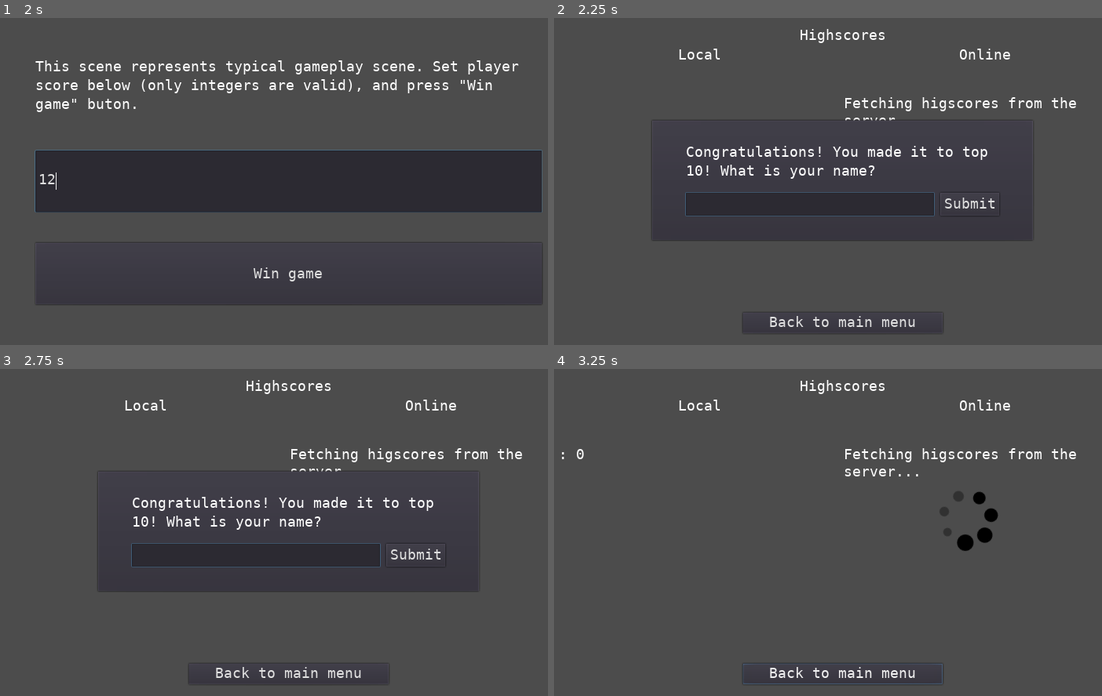
Above: before the commit, frames 1-4 (two rows, left to right).
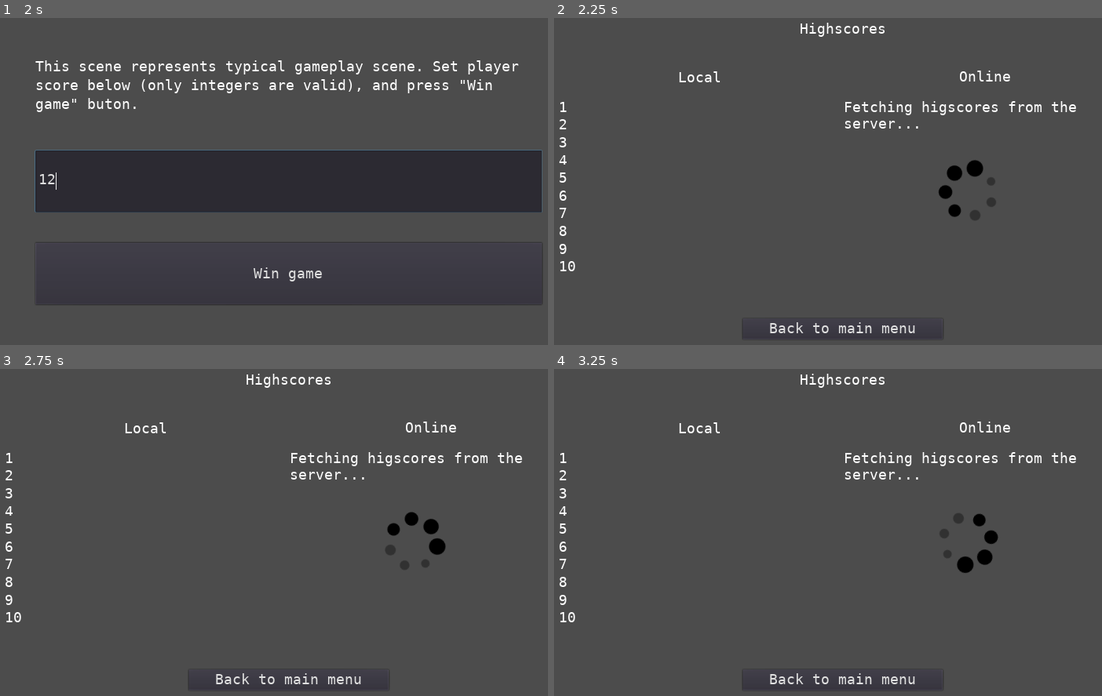
Above: after the commit, the same moments.

Repository: M4R774/highscores-client-godot-example
Game: Godot game, scene res://Scenes/main_menu.tscn
The game is run twice, just before and just after one commit, with the same random seed, the same clock (stepped at 60 frames per second) and the same inputs.
Inputs (mouse positions are in pixels of both pictures, inside the frame that each line leads up to):
- Up to frame 1 (2 s): click "Start" at 0.5 s; click (290, 181) at 1.27 s; type "12" at 1.35 s
- Up to frame 2 (2.25 s): click "Win game" at 2 s
- Up to frame 3 (2.75 s): no input
- Up to frame 4 (3.25 s): click (970, 555) at 2.75 s, where only the run before the commit has a clickable "Submit"

Frame 1 is identical in both runs. In frame 2, 7.6% of the frame differs, in the area x 1-96%, y 1-98%; in frame 3, 7.6%; in frame 4, 3.4%.
Error before the commit: Invalid get index 'domain' (on base: 'Nil'). (res://Scripts/HIGHSCORE_SINGLETON.gd:29)
Error after the commit: Invalid get index 'DOMAIN' (on base: 'Nil'). (res://Scripts/highscore_manager.gd:15)

Commit message:
Improve formatting on local highscores

Diff:
--- a/Scenes/highscores.tscn
+++ b/Scenes/highscores.tscn
@@ -23,15 +23,16 @@
 margin_right = 1026.0
 margin_bottom = 600.0
 custom_constants/margin_right = 50
-custom_constants/margin_top = 50
+custom_constants/margin_top = 40
 custom_constants/margin_left = 50
-custom_constants/margin_bottom = 50
+custom_constants/margin_bottom = 40
 
 [node name="VBoxContainer" type="VBoxContainer" parent="Scoreboard"]
 margin_left = 50.0
-margin_top = 50.0
+margin_top = 40.0
 margin_right = 976.0
-margin_bottom = 551.0
+margin_bottom = 560.0
+custom_constants/separation = 50
 
 [node name="Label" type="Label" parent="Scoreboard/VBoxContainer"]
 margin_right = 926.0
@@ -41,59 +42,53 @@
 align = 1
 
 [node name="HBoxContainer" type="HBoxContainer" parent="Scoreboard/VBoxContainer"]
-margin_top = 33.0
-margin_right = 926.0
-margin_bottom = 462.0
+margin_top = 79.0
+margin_right = 926.0
+margin_bottom = 428.0
 
 [node name="Offline" type="VBoxContainer" parent="Scoreboard/VBoxContainer/HBoxContainer"]
 margin_right = 461.0
-margin_bottom = 429.0
-size_flags_horizontal = 3
-size_flags_vertical = 3
-custom_constants/separation = 50
+margin_bottom = 349.0
+size_flags_horizontal = 3
+size_flags_vertical = 3
+custom_constants/separation = 20
 
 [node name="Title" type="Label" parent="Scoreboard/VBoxContainer/HBoxContainer/Offline"]
 margin_right = 461.0
 margin_bottom = 29.0
+size_flags_horizontal = 3
+size_flags_vertical = 1
 theme = ExtResource( 4 )
 text = "Local"
 align = 1
-valign = 1
+valign = 2
 
 [node name="Scores" type="RichTextLabel" parent="Scoreboard/VBoxContainer/HBoxContainer/Offline"]
-margin_top = 79.0
-margin_right = 461.0
-margin_bottom = 379.0
-size_flags_horizontal = 3
-size_flags_vertical = 3
-theme = ExtResource( 4 )
-text = "Rivi 1               1338
-Aleksi Martikainen22 1337
-Rivi 3
-RIvi 4
-Rivi 5
-Rivi 6
-Rivi 7
-Rivi 8
-Rivi 9
-Rivi 10"
+margin_top = 49.0
+margin_right = 461.0
+margin_bottom = 349.0
+size_flags_horizontal = 3
+theme = ExtResource( 4 )
+text = "1
+2
+3
+4
+5
+6
+7
+8
+9
+10"
 fit_content_height = true
 scroll_active = false
 
-[node name="MarginContainer" type="MarginContainer" parent="Scoreboard/VBoxContainer/HBoxContainer/Offline"]
-margin_top = 429.0
-margin_right = 461.0
-margin_bottom = 429.0
-size_flags_horizontal = 3
-size_flags_vertical = 3
-
 [node name="Online" type="VBoxContainer" parent="Scoreboard/VBoxContainer/HBoxContainer"]
 margin_left = 465.0
 margin_right = 926.0
-margin_bottom = 429.0
-size_flags_horizontal = 3
-size_flags_vertical = 3
-custom_constants/separation = 50
+margin_bottom = 349.0
+size_flags_horizontal = 3
+size_flags_vertical = 3
+custom_constants/separation = 20
 
 [node name="Title" type="Label" parent="Scoreboard/VBoxContainer/HBoxContainer/Online"]
 margin_right = 461.0
@@ -104,9 +99,9 @@
 valign = 1
 
 [node name="Scores" type="RichTextLabel" parent="Scoreboard/VBoxContainer/HBoxContainer/Online"]
-margin_top = 79.0
-margin_right = 461.0
-margin_bottom = 429.0
+margin_top = 49.0
+margin_right = 461.0
+margin_bottom = 349.0
 size_flags_horizontal = 3
 size_flags_vertical = 3
 theme = ExtResource( 4 )
@@ -122,9 +117,9 @@
 script = ExtResource( 7 )
 
 [node name="MarginContainer2" type="MarginContainer" parent="Scoreboard/VBoxContainer"]
-margin_top = 466.0
-margin_right = 926.0
-margin_bottom = 501.0
+margin_top = 485.0
+margin_right = 926.0
+margin_bottom = 520.0
 size_flags_horizontal = 11
 size_flags_vertical = 14
 custom_constants/margin_right = 300
--- a/Scripts/HIGHSCORE_SINGLETON.gd
+++ b/Scripts/HIGHSCORE_SINGLETON.gd
@@ -4,31 +4,12 @@
 var SCORE = null
 
 var GAME_NAME : String = ""
-var BACKEND_DOMAIN : String = ""  # "example.com"
-var BACKEND_USERNAME : String = ""
-var BACKEND_PASSWORD : String = ""
+var LOCAL_HIGHSCORES : Array = []
 
-var LOCAL_HIGHSCORES : Array = []
 
 func _ready():
 	GAME_NAME = ProjectSettings.get_setting('application/config/name')
-	set_values_from_config_file()
 	assert(GAME_NAME != "")
-	assert(BACKEND_DOMAIN != "")
-	assert(BACKEND_USERNAME != "")
-	assert(BACKEND_PASSWORD != "")
-
-
-func set_values_from_config_file():
-	var file = File.new()
-	if not file.file_exists("res://config.json"):
-		print("No config.json file found...")
-	file.open("res://config.json", File.READ)
-	var content_as_text = file.get_as_text()
-	var content_as_dictionary = parse_json(content_as_text)
-	BACKEND_DOMAIN = content_as_dictionary["domain"]
-	BACKEND_USERNAME = content_as_dictionary["username"]
-	BACKEND_PASSWORD = content_as_dictionary["password"]
 
 
 func score_is_high_enough_for_local_leaderboard(score):
@@ -42,6 +23,8 @@
 	if score_is_high_enough_for_local_leaderboard(SCORE):
 		LOCAL_HIGHSCORES.append(PlayerScore.new(PLAYER_NAME, SCORE))
 	LOCAL_HIGHSCORES.sort_custom(self, "customPlayerComparison")
+	if LOCAL_HIGHSCORES.size() > 10:
+		LOCAL_HIGHSCORES.pop_back()
 
 
 class PlayerScore:
@@ -54,4 +37,4 @@
 
 
 func customPlayerComparison(player_a, player_b):
-	return player_a.Score < player_b.Score
+	return player_a.Score > player_b.Score
--- a/Scripts/highscore_manager.gd
+++ b/Scripts/highscore_manager.gd
@@ -12,7 +12,7 @@
 
 
 func _ready():
-	back_end_url = "https://" + HIGHSCORE_SINGLETON.BACKEND_DOMAIN + "/highscores/" + HIGHSCORE_SINGLETON.GAME_NAME
+	back_end_url = "https://" + SECRETS.DOMAIN + "/highscores/" + HIGHSCORE_SINGLETON.GAME_NAME
 	playername_prompt.visible = false
 	to_main_menu.grab_focus()
 	update_highscores_table()
@@ -32,13 +32,13 @@
 func update_local_highscores_table():
 	var local_highscores_text_content = ""
 	for player in HIGHSCORE_SINGLETON.LOCAL_HIGHSCORES:
-		local_highscores_text_content += (player.Name + ": " + str(player.Score) + "\n")
+		local_highscores_text_content += ("%-21s" % player.Name + str(player.Score) + "\n")
 	local_highscores_text.text = local_highscores_text_content
 
 
 func _on_get_highscores_request_completed(_result, _response_code, _headers, body):
 	var response_body = body.get_string_from_utf8()
-	online_highscores_text = response_body
+	online_highscores_text.text = response_body
 	loading_icon.visible = false
 
 
@@ -78,7 +78,7 @@
 	var payload_string = http_client.query_string_from_dict(payload_dict)
 	var auth=str("Basic ",
 			Marshalls.utf8_to_base64(
-				str(HIGHSCORE_SINGLETON.BACKEND_USERNAME, ":", HIGHSCORE_SINGLETON.BACKEND_PASSWORD)))
+				str(SECRETS.USERNAME, ":", SECRETS.PASSWORD)))
 	var headers = ["Content-Type: application/x-www-form-urlencoded",
 				   "Content-Length: " + str(payload_string.length()),
 				   "Authorization: "+auth]
--- /dev/null
+++ b/example.SECRETS.gd
@@ -0,0 +1,5 @@
+extends Node
+
+export(String) var DOMAIN = "example.com"
+export(String) var USERNAME = "username"
+export(String) var PASSWORD = "super_secret_password"
--- a/project.godot
+++ b/project.godot
@@ -17,6 +17,7 @@
 [autoload]
 
 HIGHSCORE_SINGLETON="*res://Scripts/HIGHSCORE_SINGLETON.gd"
+SECRETS="*res://SECRETS.gd"
 
 [display]
 
Not shown, changed: .gitignore
